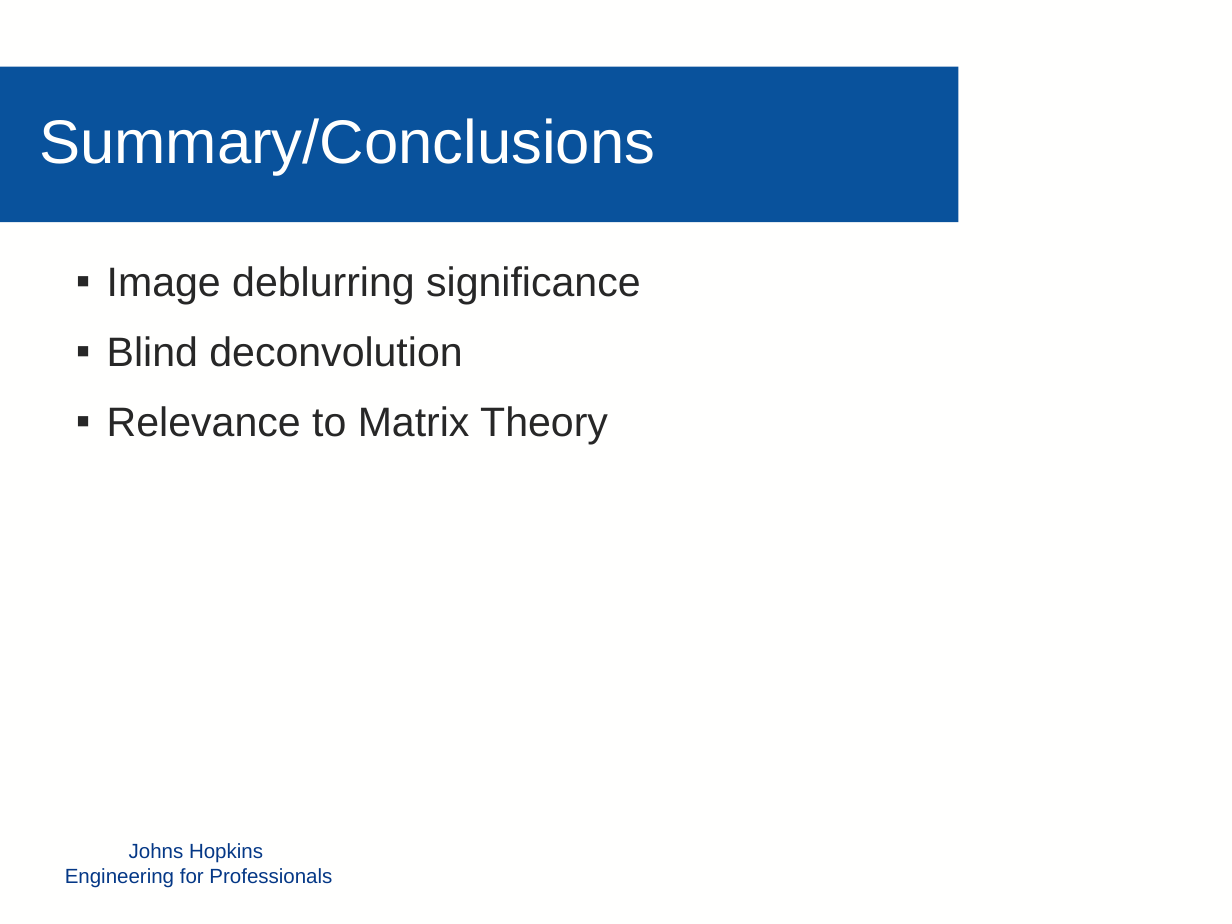
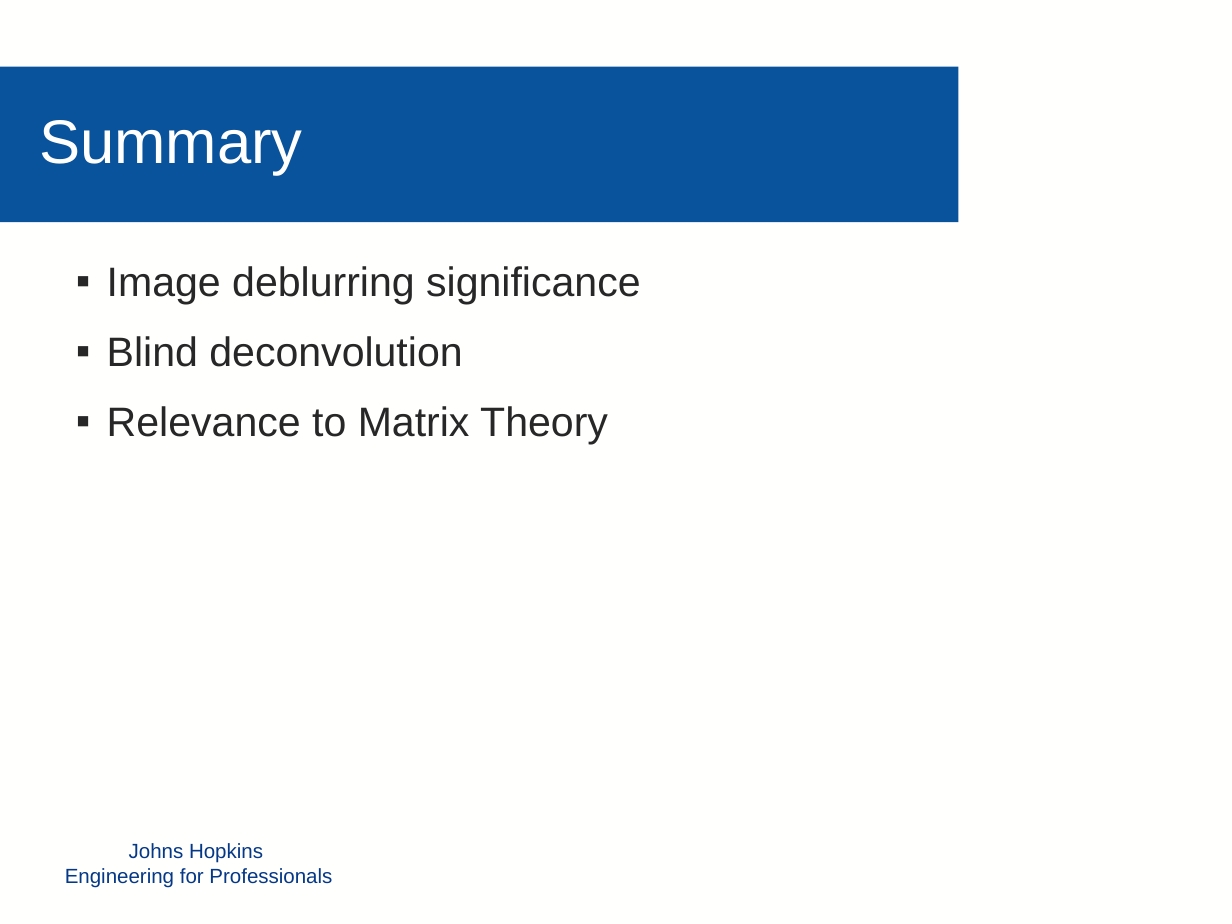
Before and after one commit to mollyn/matrixTheoryProject, a slide deck: slide 8 of Presentation/Diederich_Grassi_Nichols_PPT.pptx (slide 9 before the commit). Drawn at 1232x924 pixels with LibreOffice and Linux fonts; fonts in the diff are those of the drawing; background and template pictures are left out. Boxes give left, top, right and bottom in pixels: in the first picture for what was removed or moved away, otherwise in the second. Text is boxed around its words. In the diff, an @@ line names an element or a change of style, - is before the commit and + after.

```diff
--- a/Presentation/Diederich_Grassi_Nichols_PPT.pptx
+++ b/Presentation/Diederich_Grassi_Nichols_PPT.pptx
@@ text at (x1=39, y1=120, x2=302, y2=175): text changed @@
-Summary/Conclusions
+Summary
```
Also in this commit, not shown: 5 other slides changed, 1 slide removed.
